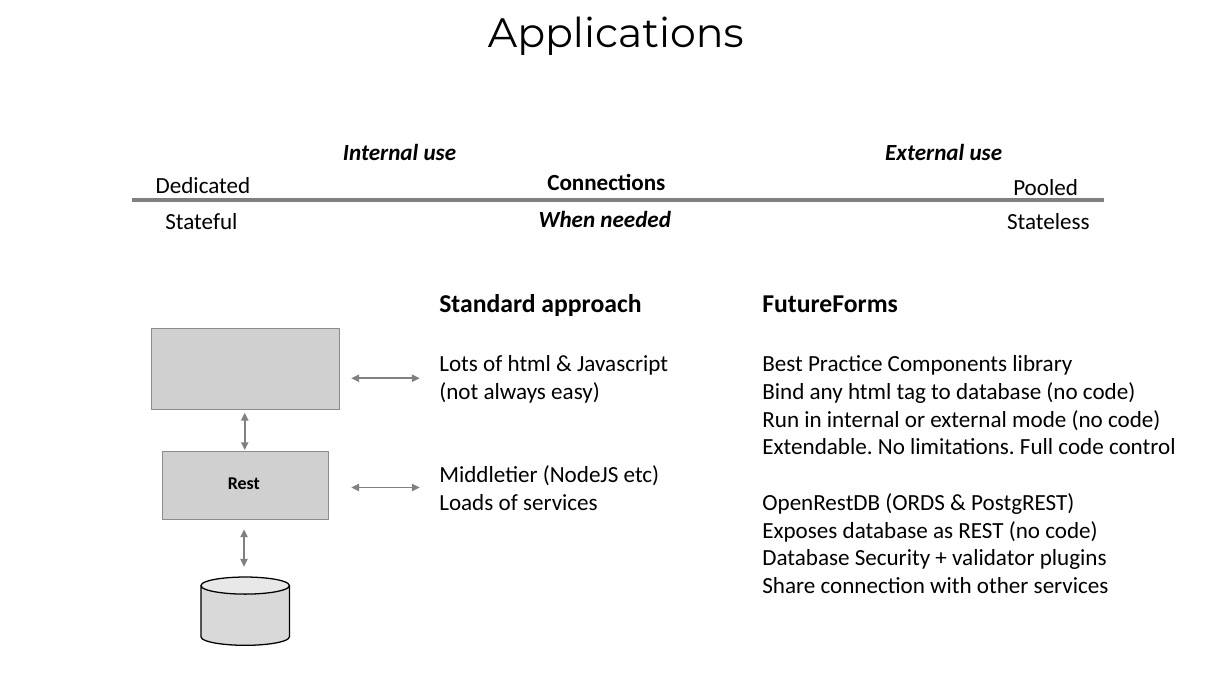
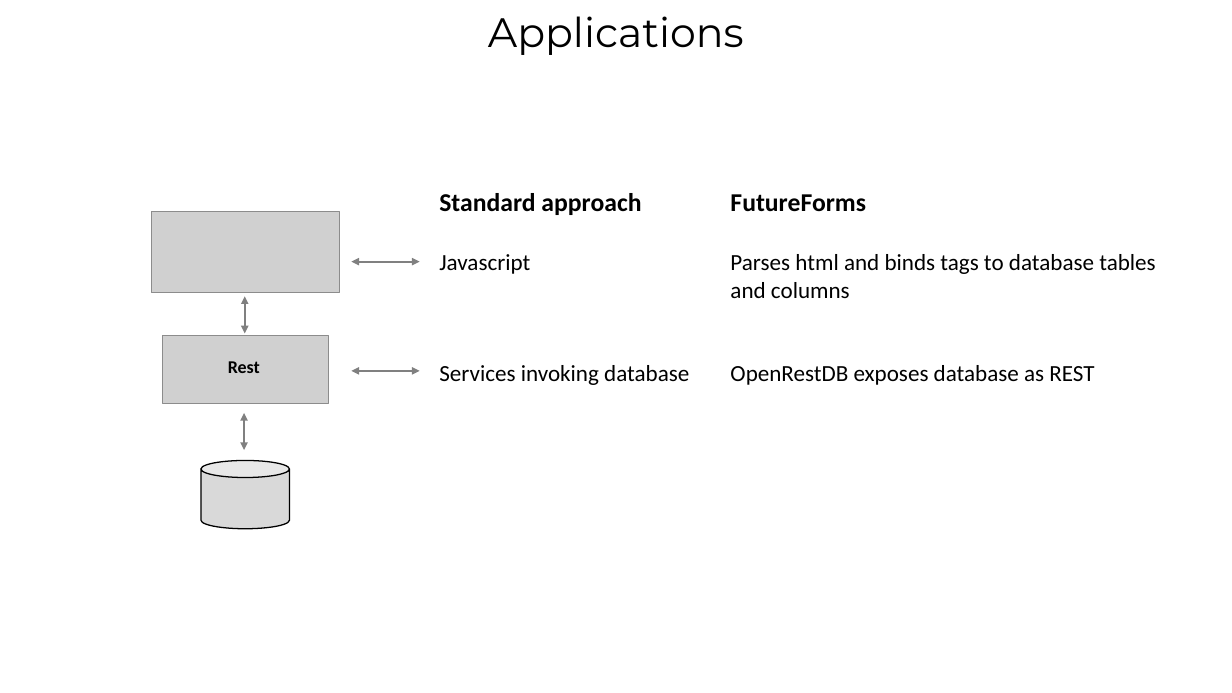
Before and after one commit to ahoeffner/forms42test, a slide deck: slide 4 of Trottinhg.pptx. Drawn at 1232x693 pixels with LibreOffice and Linux fonts; fonts in the diff are those of the drawing; grey boxes stand for pictures. Boxes give left, top, right and bottom in pixels: in the first picture for what was removed or moved away, otherwise in the second. Text is boxed around its words. In the diff, an @@ line names an element or a change of style, - is before the commit and + after.

```diff
--- a/Trottinhg.pptx
+++ b/Trottinhg.pptx
@@ text removed at (343,143,457,160) @@
-Internal use
@@ text removed at (885,143,1003,160) @@
-External use
@@ text "Standard approach": place and size @@
-text "Standard approach" at (439,294,668,510)
+text "Standard approach" at (439,193,689,385)
@@ text "FutureForms": place and size @@
-text "FutureForms" at (762,295,1176,593)
+text "FutureForms" at (730,194,1155,385)
@@ text removed at (165,213,237,229) @@
-Stateful
@@ group removed at (132,173,1104,227): 4 texts, 1 line @@
-Connections
-Pooled
-Dedicated
-When needed
@@ text removed at (1007,213,1090,229) @@
-Stateless
@@ text at (439,254,689,385): text changed @@
-Lots of html & Javascript
-(not always easy)
-Middletier (NodeJS etc)
-Loads of services
+Javascript
+Services invoking database
@@ text at (730,254,1155,385): text changed @@
-Best Practice Components library
-Bind any html tag to database (no code)
-Run in internal or external mode (no code)
-Extendable. No limitations. Full code control
-OpenRestDB (ORDS & PostgREST)
-Exposes database as REST (no code)
-Database Security + validator plugins
-Share connection with other services
+Parses html and binds tags to database tables and columns
+OpenRestDB exposes database as REST
@@ 4 double arrows, 2 pictures, 1 text: place and size @@
-4 double arrows, 2 pictures, 1 text at (152,328,420,567)
+4 double arrows, 2 pictures, 1 text at (152,212,420,450)
@@ cylinder: place and size @@
-cylinder at (201,578,289,646)
+cylinder at (201,460,289,529)
```
Also in this commit, not shown: 1 slide added.
